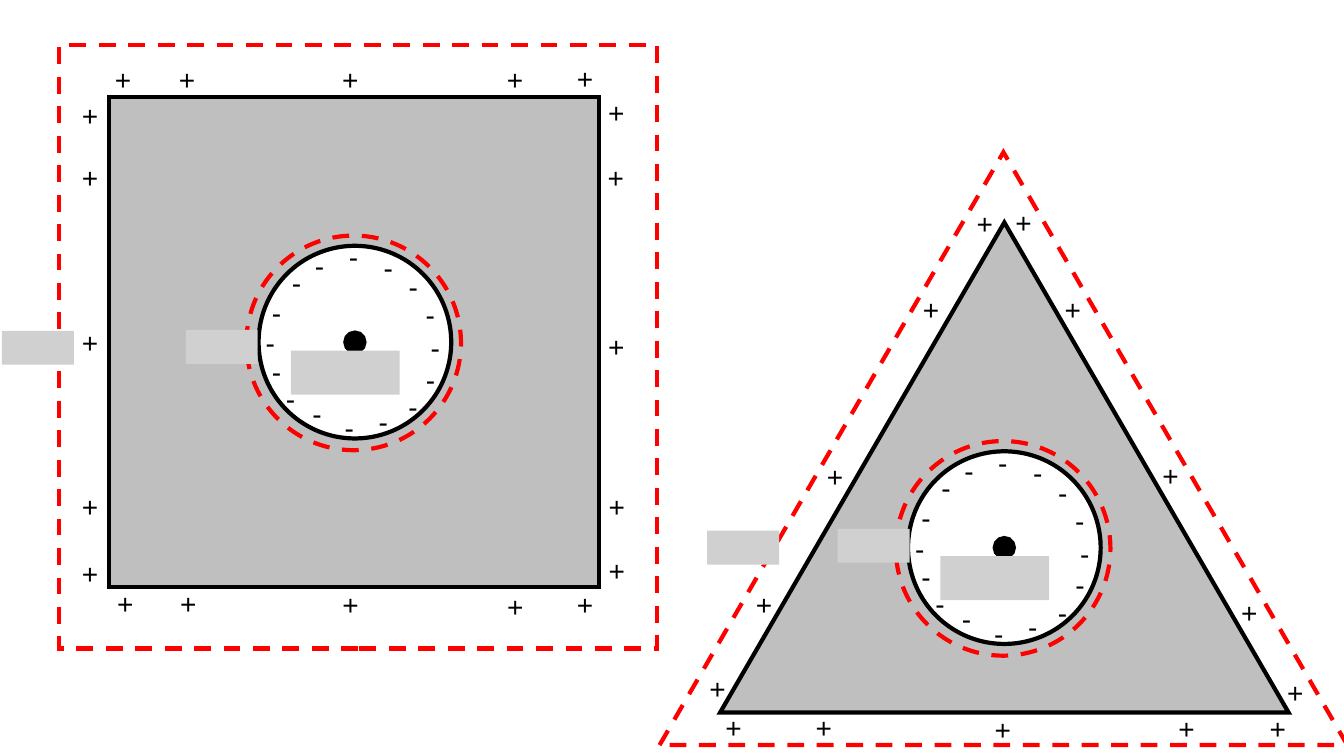
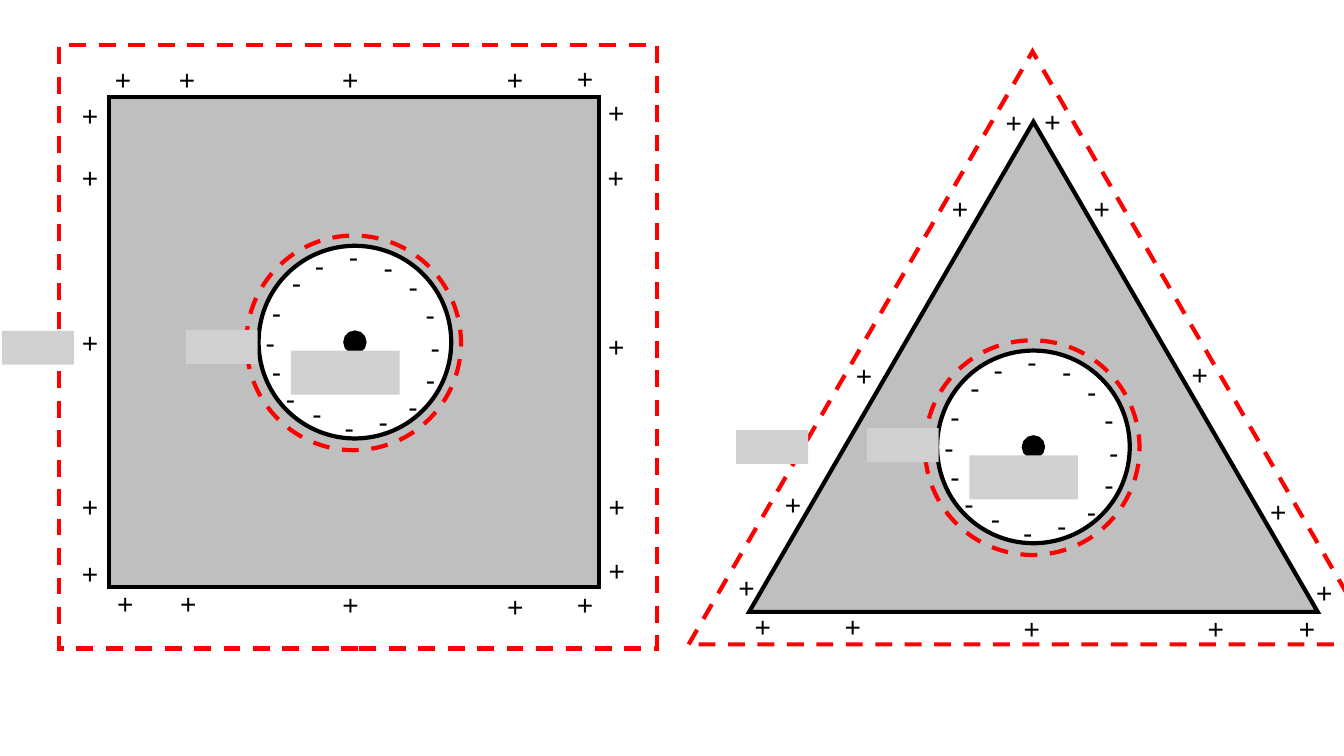
Before and after one commit to OSTP/PhysicsArtofModelling, a slide deck: slide 10 of tex/figures/Gauss/Figures.pptx. Drawn at 1344x756 pixels with LibreOffice and Linux fonts; fonts in the diff are those of the drawing; grey boxes stand for pictures. Boxes give left, top, right and bottom in pixels: in the first picture for what was removed or moved away, otherwise in the second. Text is boxed around its words. In the diff, an @@ line names an element or a change of style, - is before the commit and + after.

```diff
--- a/tex/figures/Gauss/Figures.pptx
+++ b/tex/figures/Gauss/Figures.pptx
@@ picture added at [736,431,808,465] @@
@@ picture added at [867,429,939,463] @@
@@ picture added at [970,456,1079,500] @@
@@ picture removed at [708,530,779,565] @@
@@ picture removed at [838,529,909,564] @@
@@ picture removed at [941,557,1050,601] @@
@@ 31 texts, 3 ellipses, 2 triangles: place and size @@
-31 texts, 3 ellipses, 2 triangles at [659,152,1344,752]
+31 texts, 3 ellipses, 2 triangles at [689,51,1344,651]
```
Also in this commit, not shown: 1 other slide changed, 2 slides added, 3 slides removed, 5 other files.
